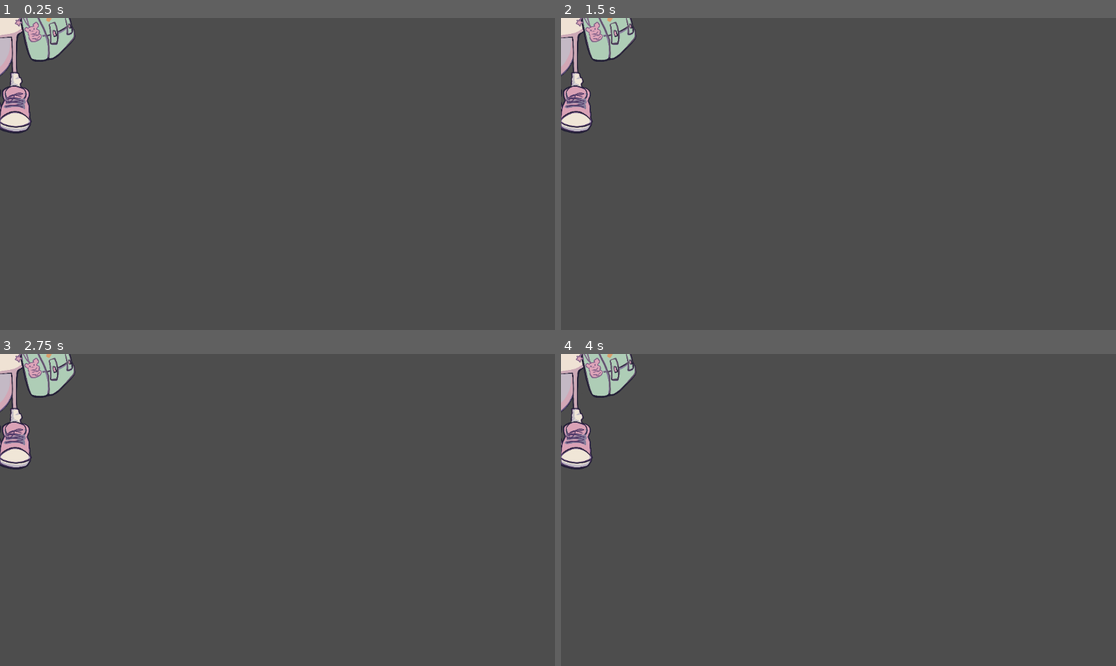
Above: before the commit, frames 1-4 (two rows, left to right).
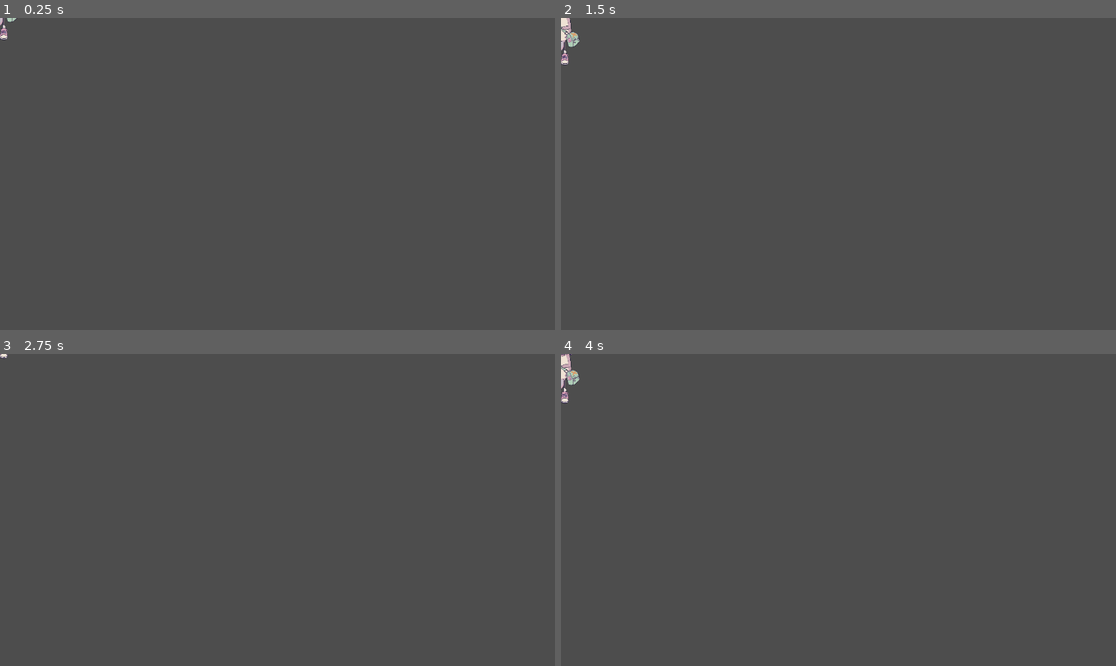
Above: after the commit, the same moments.

Repository: archimbald4488/FGJ2025
Game: Godot game, scene res://scenes/enemies/tadpole_enemy.tscn
The game is run twice, just before and just after one commit, with the same random seed, the same clock (stepped at 60 frames per second) and the same inputs. This scene is started directly instead of the project's main scene.
Inputs (mouse positions are in pixels of both pictures, inside the frame that each line leads up to):
- Up to frame 1 (0.25 s): no input
- Up to frame 2 (1.5 s): move the mouse to (960, 158) at 0.52 s; hold D (right) 0.53-1.28 s; click (960, 158) at 0.6 s; move the mouse to (727, 189) at 1.27 s; hold S (down) from 1.28 s (still down); click (727, 189) at 1.35 s
- Up to frame 3 (2.75 s): move the mouse to (333, 441) at 2.02 s; release S (down) at 2.03 s; hold D (right) from 2.03 s (still down); click (333, 441) at 2.1 s
- Up to frame 4 (4 s): move the mouse to (810, 572) at 2.77 s; release D (right) at 2.78 s; hold W (up) 2.78-3.53 s; click (810, 572) at 2.85 s; move the mouse to (1005, 556) at 3.52 s; hold A (left) from 3.53 s (still down); click (1005, 556) at 3.6 s

The runs differ from the first frame. In frame 1, 2.4% of the frame differs, in the area x 0-14%, y 0-37%; in frame 2, 2.4%; in frame 3, 2.4%; in frame 4, 2.4%.
Error before the commit: Invalid assignment of property or key 'path_desired_distance' with value of type 'float' on a base object of type 'null instance'. (res://scenes/enemies/tadpol…
Error after the commit: Invalid access to property or key 'global_position' on a base object of type 'Nil'. (res://scenes/enemies/enemy_base/enemy_base.gd:38)

Commit message:
3 new enemies

Diff:
--- a/scenes/cauldron.gd
+++ b/scenes/cauldron.gd
@@ -85,12 +85,19 @@
 # Spawn an enemy at the specified position
 func spawn_enemy_at_position(position: Vector2):
 	print("Enemy spawned at: ", position)
-	var enemy_scene = preload("res://scenes/enemies/lisko_enemy.tscn")
+	var enemy_type = randi() % 3
+	var enemy_scene
+	if enemy_type == 0:
+		enemy_scene = preload("res://scenes/enemies/lisko_enemy.tscn")
+	elif enemy_type == 1:
+		enemy_scene = preload("res://scenes/enemies/salamander_enemy.tscn")
+	elif enemy_type == 2:
+		enemy_scene = preload("res://scenes/enemies/tadpole_enemy.tscn")
 	var enemy = enemy_scene.instantiate()
 	enemy.position = position
 	enemy.chase_target = player
 	enemy.max_speed = 30
 	enemy.max_health = 3
-	enemy.scale = Vector2(0.07, 0.07)
+	enemy.scale = Vector2(0.3, 0.3)
 	enemy.hud = camera.get_node("HUD")
 	add_child(enemy)
--- /dev/null
+++ b/scenes/enemies/fireball.gd
@@ -0,0 +1,26 @@
+extends RigidBody2D
+
+@export var speed: float = 300.0  # Fireball speed
+@export var damage: int = 1    # Damage dealt by the fireball
+@export var lifetime: float = 2.0  # Time (in seconds) before the fireball disappears
+
+
+func _ready() -> void:
+	# Apply an initial impulse to make the fireball move
+	apply_central_impulse(Vector2(speed, 0).rotated(rotation))
+
+	# Add a timer to control the fireball's lifetime
+	var timer = Timer.new()
+	timer.wait_time = lifetime
+	timer.one_shot = true
+	timer.connect("timeout", self._on_lifetime_timeout)
+	add_child(timer)
+	timer.start()
+
+func _on_lifetime_timeout() -> void:
+	queue_free()  # Remove the fireball when its lifetime ends
+
+func _on_body_entered(body: Node2D) -> void:
+	if body.has_method("take_damage"):
+		body.take_damage(damage)
+	queue_free()  # Destroy the fireball on impact
--- /dev/null
+++ b/scenes/enemies/fireball.tscn
@@ -0,0 +1,18 @@
+[gd_scene load_steps=4 format=3 uid="uid://bgxgqm5lxct3j"]
+
+[ext_resource type="Texture2D" uid="uid://boptgkjamnnt0" path="res://icon.svg" id="1_1xgks"]
+[ext_resource type="Script" path="res://scenes/enemies/fireball.gd" id="1_hqad3"]
+
+[sub_resource type="CircleShape2D" id="CircleShape2D_skkw0"]
+radius = 4.0
+
+[node name="Fireball" type="RigidBody2D"]
+gravity_scale = 0.0
+script = ExtResource("1_hqad3")
+
+[node name="CollisionShape2D" type="CollisionShape2D" parent="."]
+shape = SubResource("CircleShape2D_skkw0")
+
+[node name="Sprite2D" type="Sprite2D" parent="."]
+scale = Vector2(0.05, 0.05)
+texture = ExtResource("1_1xgks")
--- /dev/null
+++ b/scenes/enemies/lisko_enemy.gd
@@ -0,0 +1 @@
+extends "res://scenes/enemies/enemy_base/enemy_base.gd"
--- a/scenes/enemies/lisko_enemy.tscn
+++ b/scenes/enemies/lisko_enemy.tscn
@@ -1,88 +1,20 @@
-[gd_scene load_steps=13 format=3 uid="uid://l3lobpka7dek"]
+[gd_scene load_steps=5 format=3 uid="uid://bts2c6aju5lf1"]
 
-[ext_resource type="PackedScene" uid="uid://cpnat8643otl7" path="res://scenes/enemies/enemy_base/enemy_base.tscn" id="1_fhdog"]
-[ext_resource type="Texture2D" uid="uid://kl7j3anwui7q" path="res://assets/Sunnyside assets/CHARACTERS/ANIMATION/SKELETON/PNG/skeleton_walk_strip8.png" id="2_rdma8"]
+[ext_resource type="PackedScene" uid="uid://cpnat8643otl7" path="res://scenes/enemies/enemy_base/enemy_base.tscn" id="1_m28aj"]
+[ext_resource type="Script" path="res://scenes/enemies/lisko_enemy.gd" id="2_rvi1j"]
+[ext_resource type="Texture2D" uid="uid://0bd7q8qfrrb" path="res://assets/FGJ Assets/02. Characters/FGJ25_Diplocaulus3.PNG" id="3_qx2gs"]
 
-[sub_resource type="AtlasTexture" id="AtlasTexture_n5v6d"]
-atlas = ExtResource("2_rdma8")
-region = Rect2(672, 0, 96, 64)
+[sub_resource type="CapsuleShape2D" id="CapsuleShape2D_5msiq"]
+radius = 25.0
+height = 95.0
 
-[sub_resource type="AtlasTexture" id="AtlasTexture_45va1"]
-atlas = ExtResource("2_rdma8")
-region = Rect2(576, 0, 96, 64)
+[node name="LiskoEnemy" instance=ExtResource("1_m28aj")]
+script = ExtResource("2_rvi1j")
 
-[sub_resource type="AtlasTexture" id="AtlasTexture_yh7l5"]
-atlas = ExtResource("2_rdma8")
-region = Rect2(480, 0, 96, 64)
+[node name="CollisionShape2D" type="CollisionShape2D" parent="." index="2"]
+shape = SubResource("CapsuleShape2D_5msiq")
 
-[sub_resource type="AtlasTexture" id="AtlasTexture_i53w5"]
-atlas = ExtResource("2_rdma8")
-region = Rect2(384, 0, 96, 64)
-
-[sub_resource type="AtlasTexture" id="AtlasTexture_a5jc6"]
-atlas = ExtResource("2_rdma8")
-region = Rect2(288, 0, 96, 64)
-
-[sub_resource type="AtlasTexture" id="AtlasTexture_nscly"]
-atlas = ExtResource("2_rdma8")
-region = Rect2(192, 0, 96, 64)
-
-[sub_resource type="AtlasTexture" id="AtlasTexture_64ljf"]
-atlas = ExtResource("2_rdma8")
-region = Rect2(96, 0, 96, 64)
-
-[sub_resource type="AtlasTexture" id="AtlasTexture_8c62d"]
-atlas = ExtResource("2_rdma8")
-region = Rect2(0, 0, 96, 64)
-
-[sub_resource type="SpriteFrames" id="SpriteFrames_oqm85"]
-animations = [{
-"frames": [{
-"duration": 1.0,
-"texture": SubResource("AtlasTexture_n5v6d")
-}, {
-"duration": 1.0,
-"texture": SubResource("AtlasTexture_45va1")
-}, {
-"duration": 1.0,
-"texture": SubResource("AtlasTexture_yh7l5")
-}, {
-"duration": 1.0,
-"texture": SubResource("AtlasTexture_i53w5")
-}, {
-"duration": 1.0,
-"texture": SubResource("AtlasTexture_a5jc6")
-}, {
-"duration": 1.0,
-"texture": SubResource("AtlasTexture_nscly")
-}, {
-"duration": 1.0,
-"texture": SubResource("AtlasTexture_64ljf")
-}, {
-"duration": 1.0,
-"texture": SubResource("AtlasTexture_8c62d")
-}],
-"loop": true,
-"name": &"walk",
-"speed": 5.0
-}]
-
-[sub_resource type="CapsuleShape2D" id="CapsuleShape2D_0bqx8"]
-radius = 155.0
-height = 394.0
-
-[node name="LiskoEnemy" instance=ExtResource("1_fhdog")]
-collision_layer = 4
-collision_mask = 4
-
-[node name="Sprite2D" type="AnimatedSprite2D" parent="." index="2"]
-position = Vector2(-2014, 1174)
-scale = Vector2(20, 20)
-sprite_frames = SubResource("SpriteFrames_oqm85")
-animation = &"walk"
-autoplay = "walk"
-offset = Vector2(100, -60)
-
-[node name="CollisionShape2D" type="CollisionShape2D" parent="." index="3"]
-position = Vector2(-4, -26)
-shape = SubResource("CapsuleShape2D_0bqx8")
+[node name="Sprite2D" type="Sprite2D" parent="." index="3"]
+scale = Vector2(0.05, 0.05)
+texture = ExtResource("3_qx2gs")
+offset = Vector2(200, -100)
--- a/scenes/enemies/salamander_enemy.gd
+++ b/scenes/enemies/salamander_enemy.gd
@@ -1,36 +1,30 @@
-extends CharacterBody2D
+extends "res://scenes/enemies/enemy_base/enemy_base.gd"
 
-var movement_speed: float = 200.0
-var movement_target_position: Vector2 = Vector2(60.0,180.0)
+@export var fireball_cooldown: float = 2.0  # Cooldown time between fireball spits
 
-@onready var navigation_agent: NavigationAgent2D = $NavigationAgent2D
+var fireball_timer: Timer
 
-func _ready():
-	# These values need to be adjusted for the actor's speed
-	# and the navigation layout.
-	navigation_agent.path_desired_distance = 4.0
-	navigation_agent.target_desired_distance = 4.0
+func _ready() -> void:
+	super._ready()
+	# Initialize the fireball timer
+	fireball_timer = Timer.new()
+	fireball_timer.wait_time = fireball_cooldown
+	fireball_timer.one_shot = false
+	fireball_timer.connect("timeout", self._spit_fireball)
+	add_child(fireball_timer)
+	fireball_timer.start()
 
-	# Make sure to not await during _ready.
-	actor_setup.call_deferred()
+func _spit_fireball() -> void:
+	if not is_instance_valid(chase_target):
+		return  # Ensure the target exists
+	var fireball_scene = preload("res://scenes/enemies/fireball.tscn")
+	var fireball = fireball_scene.instantiate()
 
-func actor_setup():
-	# Wait for the first physics frame so the NavigationServer can sync.
-	await get_tree().physics_frame
+	# Set the fireball's position to the salamander's current global position
+	fireball.global_position = global_position
 
-	# Now that the navigation map is no longer empty, set the movement target.
-	set_movement_target(movement_target_position)
+	# Rotate the fireball to face the target
+	fireball.rotation = (chase_target.global_position - global_position).angle()
 
-# feed player target here
-func set_movement_target(movement_target: Vector2):
-	navigation_agent.target_position = movement_target
-
-func _physics_process(delta):
-	if navigation_agent.is_navigation_finished():
-		return
-
-	var current_agent_position: Vector2 = global_position
-	var next_path_position: Vector2 = navigation_agent.get_next_path_position()
-
-	velocity = current_agent_position.direction_to(next_path_position) * movement_speed
-	move_and_slide()
+	# Add the fireball as a child of the parent node (not the enemy itself)
+	get_parent().add_child(fireball)
--- a/scenes/enemies/salamander_enemy.tscn
+++ b/scenes/enemies/salamander_enemy.tscn
@@ -1,22 +1,24 @@
-[gd_scene load_steps=4 format=3 uid="uid://dx7pxcv3eust"]
+[gd_scene load_steps=5 format=3 uid="uid://53mynoyixwnu"]
 
-[ext_resource type="Texture2D" uid="uid://c0va80jvn6k6l" path="res://assets/FGJ Assets/02. Characters/FGJ25_Salamandere1.png" id="1_btj7a"]
-[ext_resource type="Script" path="res://salamander_enemy.gd" id="1_g03xo"]
+[ext_resource type="PackedScene" uid="uid://cpnat8643otl7" path="res://scenes/enemies/enemy_base/enemy_base.tscn" id="1_8hs4m"]
+[ext_resource type="Script" path="res://scenes/enemies/salamander_enemy.gd" id="2_rfpux"]
+[ext_resource type="Texture2D" uid="uid://c0va80jvn6k6l" path="res://assets/FGJ Assets/02. Characters/FGJ25_Salamandere1.png" id="2_xyc8y"]
 
-[sub_resource type="CapsuleShape2D" id="CapsuleShape2D_vqcsq"]
-radius = 86.78
-height = 451.08
+[sub_resource type="CapsuleShape2D" id="CapsuleShape2D_7aqg7"]
+radius = 17.0
+height = 110.0
 
-[node name="SalamanderEnemy" type="CharacterBody2D"]
-collision_mask = 0
-motion_mode = 1
-script = ExtResource("1_g03xo")
+[node name="SalamanderEnemy" instance=ExtResource("1_8hs4m")]
+collision_layer = 4
+collision_mask = 4
+script = ExtResource("2_rfpux")
+fireball_cooldown = 2.0
 metadata/_edit_group_ = true
 
-[node name="CollisionShape2D" type="CollisionShape2D" parent="."]
-shape = SubResource("CapsuleShape2D_vqcsq")
+[node name="Sprite2D" type="Sprite2D" parent="." index="2"]
+scale = Vector2(0.05, 0.05)
+texture = ExtResource("2_xyc8y")
+offset = Vector2(100, 0)
 
-[node name="Sprite2D" type="Sprite2D" parent="."]
-scale = Vector2(0.2, 0.2)
-texture = ExtResource("1_btj7a")
-offset = Vector2(120, -40)
+[node name="CollisionShape2D" type="CollisionShape2D" parent="." index="3"]
+shape = SubResource("CapsuleShape2D_7aqg7")
--- a/scenes/enemies/tadpole_enemy.gd
+++ b/scenes/enemies/tadpole_enemy.gd
@@ -1,36 +1,19 @@
-extends CharacterBody2D
+extends "res://scenes/enemies/enemy_base/enemy_base.gd"
 
-var movement_speed: float = 200.0
-var movement_target_position: Vector2 = Vector2(60.0,180.0)
+@export var bounce_height: float = 50.0  # Maximum height of the bounce
+@export var bounce_speed: float = 3.0   # Speed of the bounce
 
-@onready var navigation_agent: NavigationAgent2D = $NavigationAgent2D
+var bounce_offset: float = 0.0  # Keeps track of the bounce offset
 
-func _ready():
-	# These values need to be adjusted for the actor's speed
-	# and the navigation layout.
-	navigation_agent.path_desired_distance = 4.0
-	navigation_agent.target_desired_distance = 4.0
+func _ready() -> void:
+	super._ready()
+	bounce_offset = global_position.y  # Set the starting Y position
 
-	# Make sure to not await during _ready.
-	actor_setup.call_deferred()
+func _physics_process(delta: float) -> void:
+	# Call the base movement logic for chasing
+	super._physics_process(delta)
 
-func actor_setup():
-	# Wait for the first physics frame so the NavigationServer can sync.
-	await get_tree().physics_frame
-
-	# Now that the navigation map is no longer empty, set the movement target.
-	set_movement_target(movement_target_position)
-
-# feed player target here
-func set_movement_target(movement_target: Vector2):
-	navigation_agent.target_position = movement_target
-
-func _physics_process(delta):
-	if navigation_agent.is_navigation_finished():
-		return
-
-	var current_agent_position: Vector2 = global_position
-	var next_path_position: Vector2 = navigation_agent.get_next_path_position()
-
-	velocity = current_agent_position.direction_to(next_path_position) * movement_speed
-	move_and_slide()
+	# Add bouncing behavior
+	var time_in_seconds = Time.get_ticks_msec() / 1000.0
+	var bounce_y = sin(time_in_seconds * bounce_speed) * bounce_height
+	global_position.y = bounce_offset + bounce_y
--- a/scenes/enemies/tadpole_enemy.tscn
+++ b/scenes/enemies/tadpole_enemy.tscn
@@ -1,22 +1,27 @@
-[gd_scene load_steps=4 format=3 uid="uid://dn0j7c0em5hxh"]
+[gd_scene load_steps=5 format=3 uid="uid://dmjkrwkfbas25"]
 
 [ext_resource type="Texture2D" uid="uid://cli5a8df4tib" path="res://assets/FGJ Assets/02. Characters/FGJ25_Tadpole1.png" id="1_jd3w3"]
 [ext_resource type="Script" path="res://scenes/enemies/tadpole_enemy.gd" id="1_kylkv"]
+[ext_resource type="PackedScene" uid="uid://cpnat8643otl7" path="res://scenes/enemies/enemy_base/enemy_base.tscn" id="1_ogn3x"]
 
-[sub_resource type="CapsuleShape2D" id="CapsuleShape2D_vqcsq"]
-radius = 86.78
-height = 479.79
+[sub_resource type="CapsuleShape2D" id="CapsuleShape2D_cvttm"]
+radius = 18.0
+height = 110.0
 
-[node name="TadpoleEnemy" type="CharacterBody2D"]
-collision_mask = 0
-motion_mode = 1
+[node name="TadpoleEnemy" instance=ExtResource("1_ogn3x")]
+collision_layer = 4
+collision_mask = 4
 script = ExtResource("1_kylkv")
+bounce_height = 50.0
+bounce_speed = 3.0
 metadata/_edit_group_ = true
 
-[node name="CollisionShape2D" type="CollisionShape2D" parent="."]
-shape = SubResource("CapsuleShape2D_vqcsq")
+[node name="Sprite2D" type="Sprite2D" parent="." index="2"]
+scale = Vector2(0.05, 0.05)
+texture = ExtResource("1_jd3w3")
+offset = Vector2(0, -50)
 
-[node name="Sprite2D" type="Sprite2D" parent="."]
-scale = Vector2(0.2, 0.2)
-texture = ExtResource("1_jd3w3")
-offset = Vector2(0, -40)
+[node name="CollisionShape2D" type="CollisionShape2D" parent="." index="3"]
+light_mask = 4
+visibility_layer = 4
+shape = SubResource("CapsuleShape2D_cvttm")
Not shown: 1 places in scenes/player/player.tscn that only renumber resources
